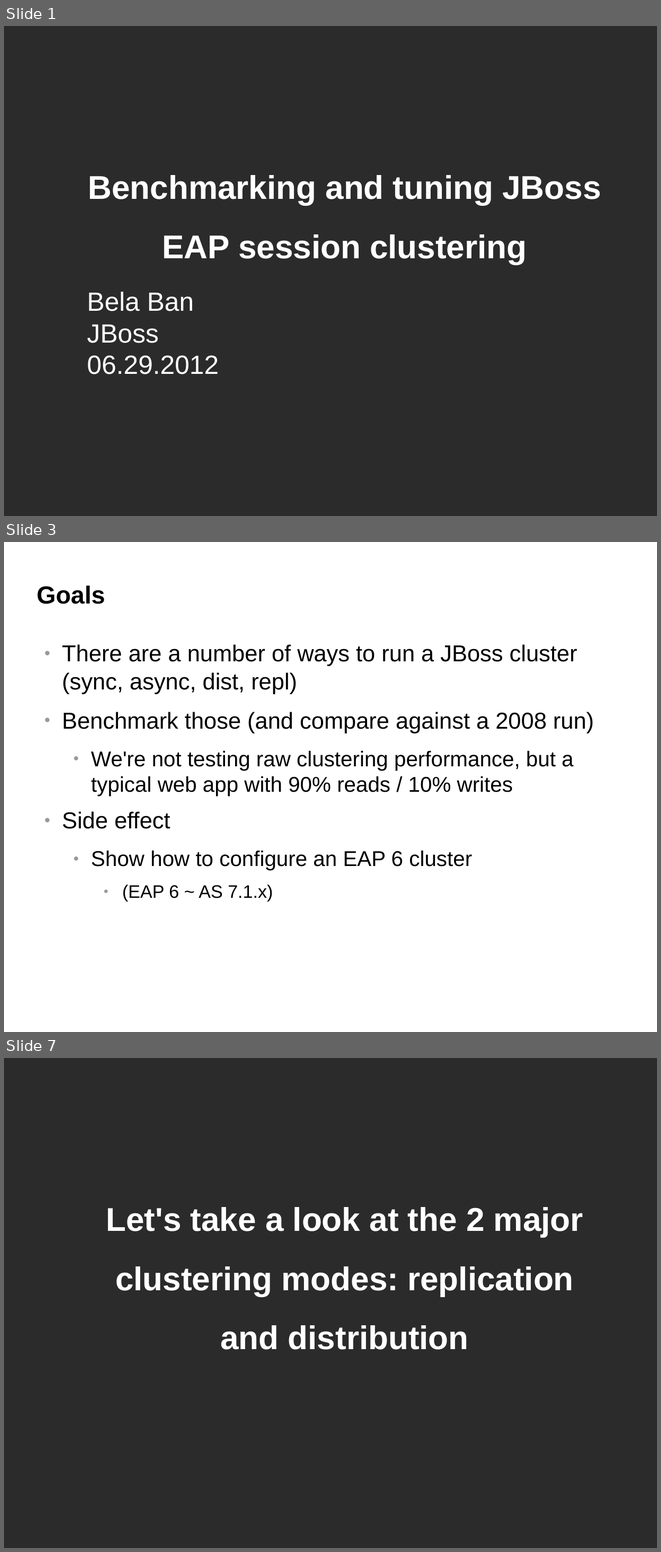
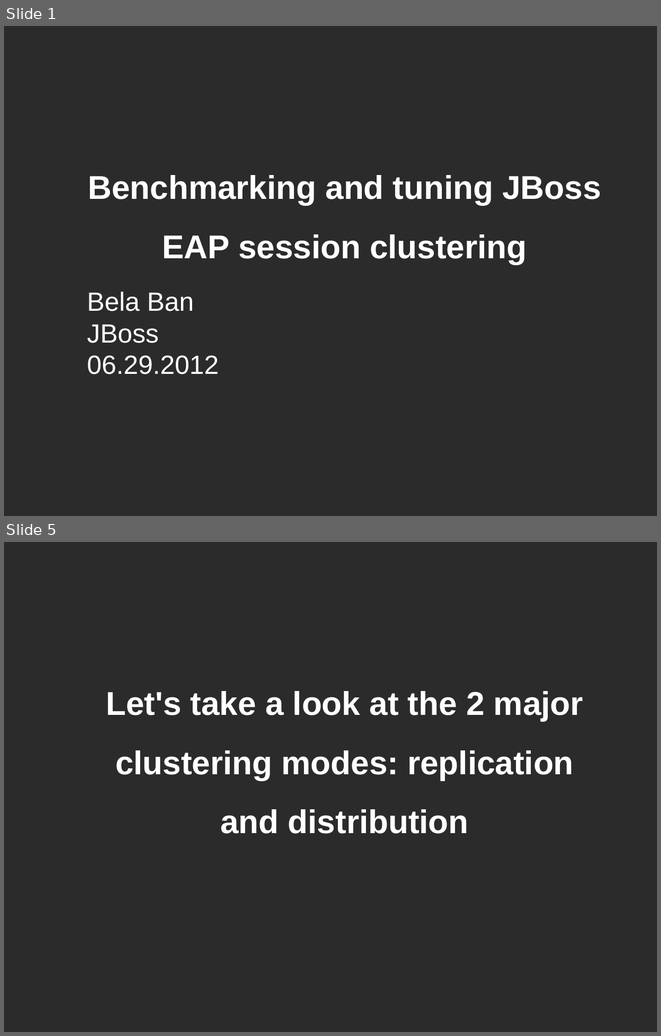
Before and after one commit to belaban/SessionPerf, a slide deck: docs/jbw2012.odp. Shown one above the other, each under a label of ours: slides 1, 3 and 7 before the commit, slides 1 and 5 after it; the slides between them are not shown. The pictures are 661x1552 and 661x1036 pixels, drawn with LibreOffice and Linux fonts; fonts in the diff are those of the drawing; background and template pictures are left out; a plain dark background stands for a picture behind light text. Boxes give left, top, right and bottom in pixels: in the first picture for what was removed or moved away, otherwise in the second. Text is boxed around its words. In the diff, an @@ line names an element or a change of style, - is before the commit and + after.

```diff
--- a/docs/jbw2012.odp
+++ b/docs/jbw2012.odp
@@ slide 3 removed at box(4, 542, 657, 1032), background #FFFFFF @@
@@ title removed at box(37, 585, 105, 604) @@
-Goals
@@ text removed at box(62, 644, 594, 901) @@
-● There are a number of ways to run a JBoss cluster (sync, async, dist, repl)
-● Benchmark those (and compare against a 2008 run)
-  ● We're not testing raw clustering performance, but a typical web app with 90% reads / 10% writes
-● Side effect
-  ● Show how to configure an EAP 6 cluster
-    ● (EAP 6 ~ AS 7.1.x)
@@ what was slide 7 is now slide 5 @@
```
Also in this commit, not shown: 12 slides changed, 3 slides added, 4 other slides removed.
